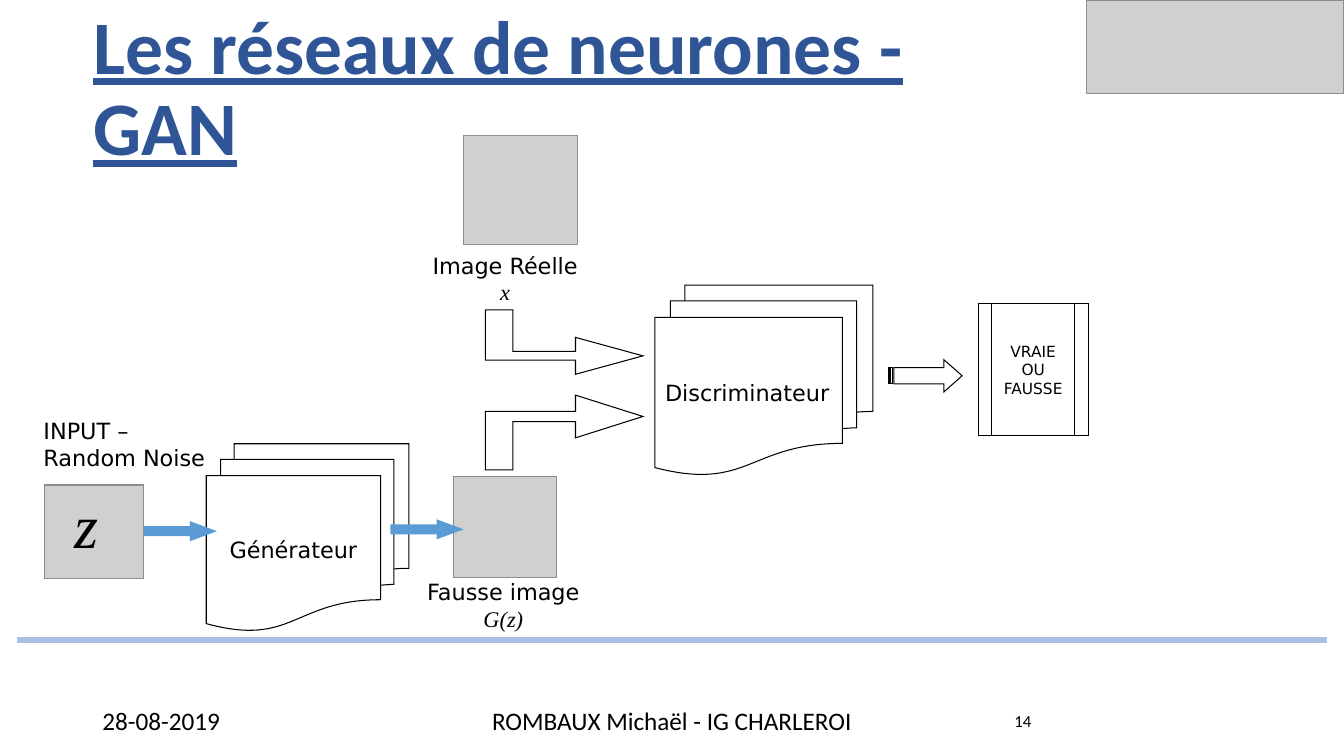
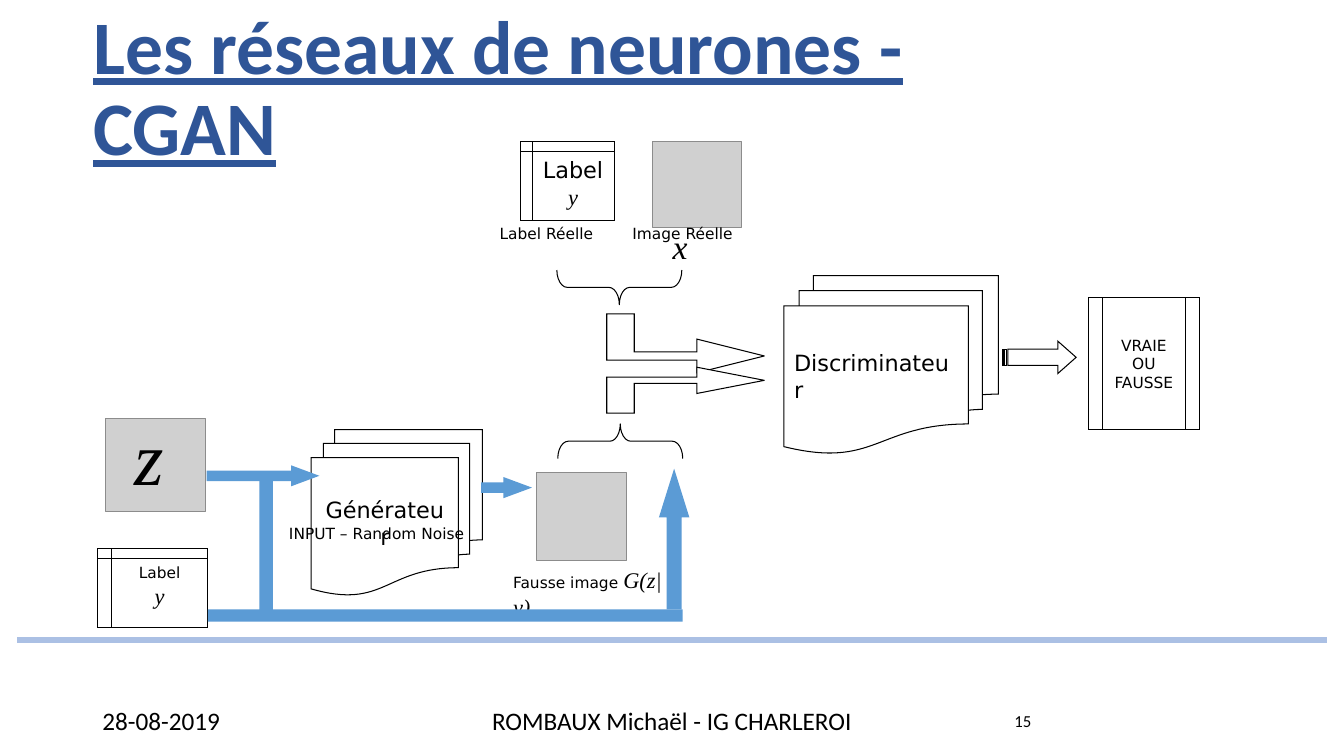
Before and after one commit to rombaux/PyTorch-GAN, a slide deck: slide 15 of assets/20190828_TFE.pptx (slide 14 before the commit). Drawn at 1344x756 pixels with LibreOffice and Linux fonts; fonts in the diff are those of the drawing; grey boxes stand for pictures; background and template pictures are left out. Boxes give left, top, right and bottom in pixels: in the first picture for what was removed or moved away, otherwise in the second. Text is boxed around its words. In the diff, an @@ line names an element or a change of style, - is before the commit and + after.

```diff
--- a/assets/20190828_TFE.pptx
+++ b/assets/20190828_TFE.pptx
@@ title at bbox=[93, 21, 862, 167]: text changed @@
-Les réseaux de neurones - GAN
+Les réseaux de neurones - CGAN
@@ picture removed at bbox=[1087, 0, 1344, 94] @@
@@ flow chart internal storage added at bbox=[520, 141, 614, 220], fill #FFFFFF, outline #000000 0.75 pt, 16 pt, text #000000 @@
+Label
+y
@@ picture: place and size @@
-picture at bbox=[464, 136, 578, 245]
+picture at bbox=[652, 141, 742, 227]
@@ text added at bbox=[500, 226, 733, 243], 11 pt, text #000000 @@
+Label Réelle Image Réelle
@@ text added at bbox=[673, 233, 688, 259], 24 pt, text #000000, italic @@
+x
@@ text removed at bbox=[433, 256, 578, 300] @@
-Image Réelle
-x
@@ left brace added at bbox=[557, 270, 682, 304], outline #000000 0.75 pt @@
@@ flow chart multidocument "Discriminateur": place and size @@
-flow chart multidocument "Discriminateur" at bbox=[655, 285, 873, 475]
+flow chart multidocument "Discriminateur" at bbox=[784, 276, 999, 454]
@@ flow chart predefined process "VRAIE": place and size @@
-flow chart predefined process "VRAIE" at bbox=[978, 303, 1088, 436]
+flow chart predefined process "VRAIE" at bbox=[1089, 297, 1199, 430]
@@ text "INPUT – Random Noise": place and size @@
-text "INPUT – Random Noise" at bbox=[43, 422, 205, 467]
+text "INPUT – Random Noise" at bbox=[289, 526, 464, 543]
@@ text "INPUT – Random Noise" at bbox=[289, 526, 464, 543]: size 16 to 11 pt; vertical alignment top to middle; rotation 0 to 180 degrees @@
@@ freeform shape: place and size @@
-freeform shape at bbox=[486, 310, 643, 374]
+freeform shape at bbox=[607, 313, 765, 373]
@@ striped right arrow: place and size @@
-striped right arrow at bbox=[889, 360, 963, 392]
+striped right arrow at bbox=[1003, 341, 1077, 373]
@@ freeform shape: place and size @@
-freeform shape at bbox=[486, 395, 643, 470]
+freeform shape at bbox=[607, 367, 764, 413]
@@ picture: place and size @@
-picture at bbox=[44, 485, 144, 579]
+picture at bbox=[106, 418, 206, 512]
@@ text "z": place and size @@
-text "z" at bbox=[75, 519, 99, 548]
+text "z" at bbox=[135, 450, 164, 485]
@@ text "z" at bbox=[135, 450, 164, 485]: size 44 to 54 pt @@
@@ flow chart multidocument "Générateur": place and size @@
-flow chart multidocument "Générateur" at bbox=[207, 444, 409, 630]
+flow chart multidocument "Générateur" at bbox=[312, 430, 483, 595]
@@ left brace added at bbox=[558, 424, 683, 459], outline #000000 0.75 pt @@
@@ right arrow: place and size @@
-right arrow at bbox=[143, 521, 217, 541]
+right arrow at bbox=[207, 466, 320, 487]
@@ rectangle added at bbox=[259, 477, 273, 611], fill #5B9BD5 @@
@@ right arrow: place and size @@
-right arrow at bbox=[390, 519, 464, 539]
+right arrow at bbox=[481, 477, 531, 498]
@@ picture: place and size @@
-picture at bbox=[454, 477, 558, 579]
+picture at bbox=[536, 473, 626, 561]
@@ right arrow added at bbox=[659, 469, 690, 610], fill #5B9BD5 @@
@@ flow chart internal storage added at bbox=[98, 548, 208, 627], fill #FFFFFF, outline #000000 0.75 pt, 11 pt, text #000000 @@
+Label
+y
@@ text "Fausse image G(z|y)" at bbox=[513, 572, 661, 610]: vertical alignment middle to top @@
@@ text at bbox=[513, 572, 661, 610]: text changed; size 16 to 11 pt @@
-Fausse image
-G(z)
+Fausse image G(z|y)
@@ rectangle added at bbox=[208, 609, 683, 621], fill #5B9BD5 @@
@@ page number at bbox=[1014, 716, 1031, 727]: text changed @@
-14
+15
```
Also in this commit, not shown: 14 other slides changed.
